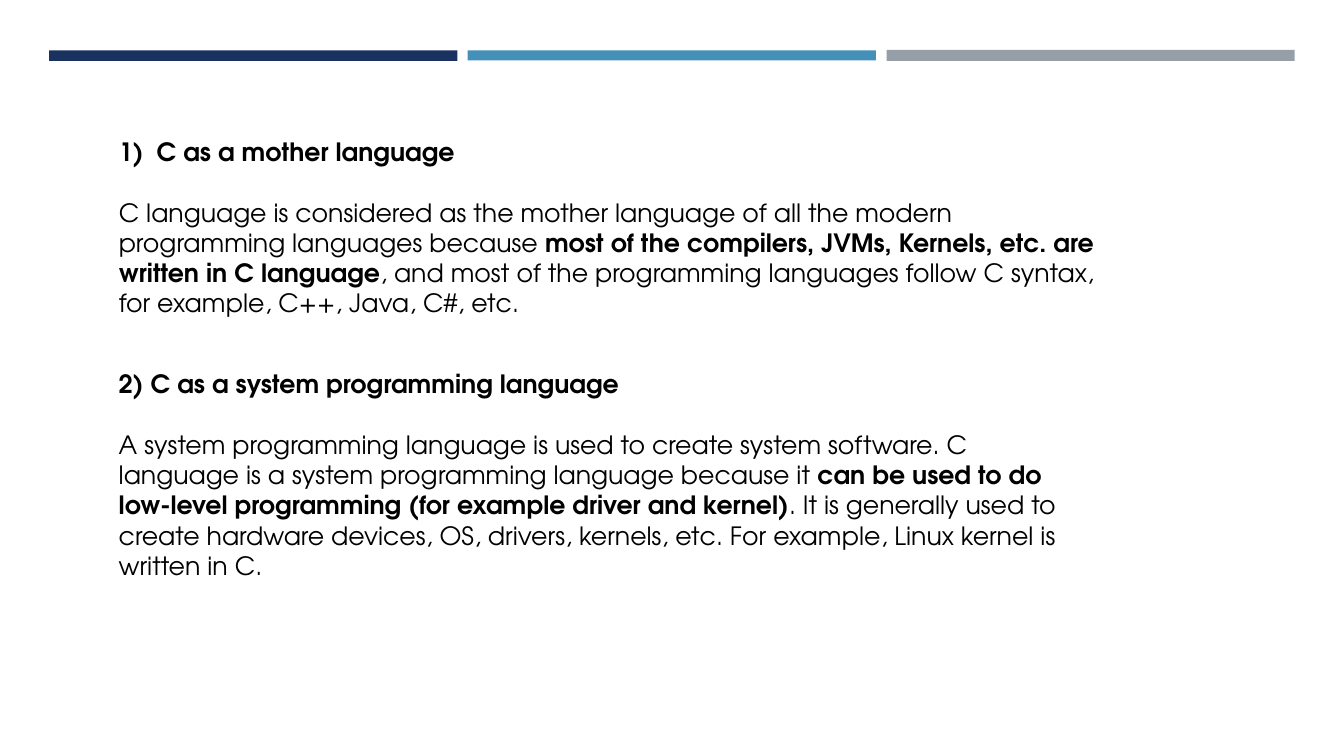
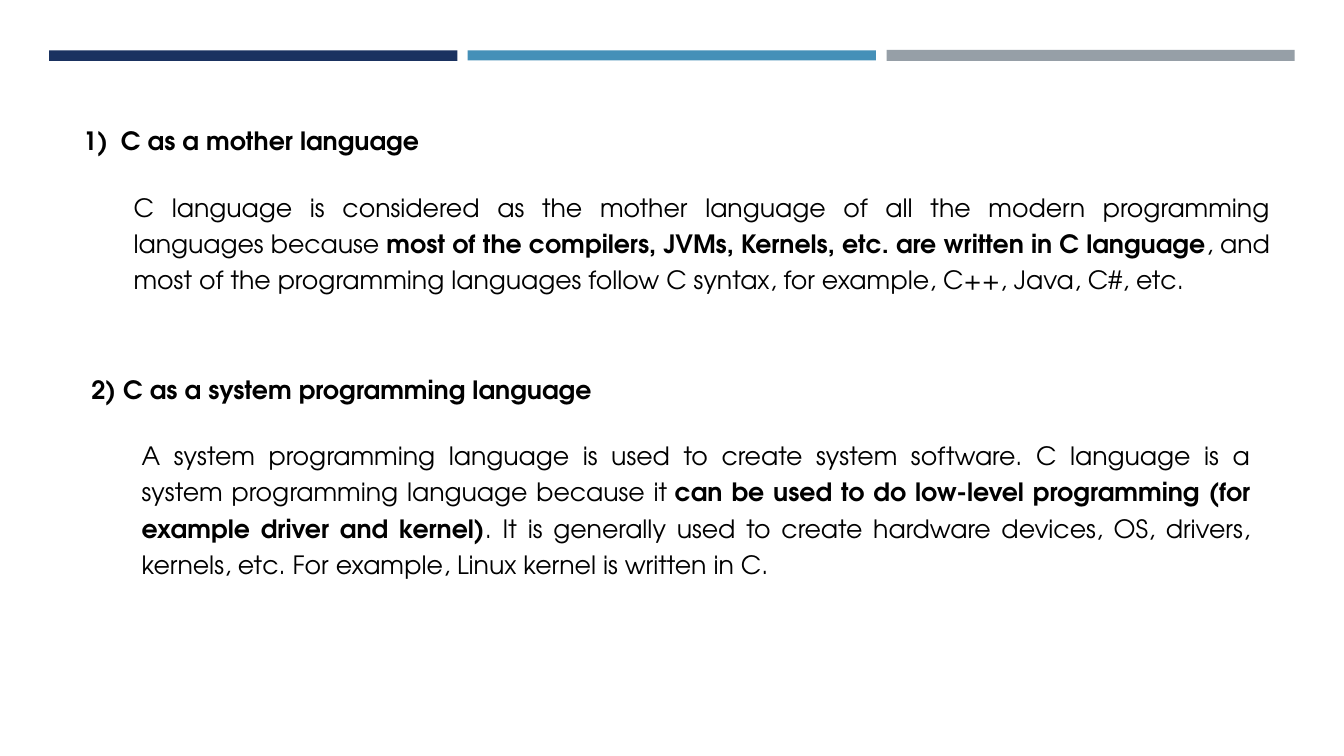
Before and after one commit to amantiwari8861/C_Batch_11_to_12, a slide deck: slide 11 of 01-Introduction_to_C/Notes/C Programming.pptx (slide 7 before the commit). Drawn at 1344x756 pixels with LibreOffice and Linux fonts; fonts in the diff are those of the drawing. Boxes give left, top, right and bottom in pixels: in the first picture for what was removed or moved away, otherwise in the second. Text is boxed around its words. In the diff, an @@ line names an element or a change of style, - is before the commit and + after.

```diff
--- a/01-Introduction_to_C/Notes/C Programming.pptx
+++ b/01-Introduction_to_C/Notes/C Programming.pptx
@@ text "C as a mother language": place and size @@
-text "C as a mother language" at box(119, 142, 1094, 317)
+text "C as a mother language" at box(121, 131, 1270, 295)
@@ text at box(134, 198, 1270, 295): alignment left to justified; list level 1 to 2 in "C language is considered as ..."; line spacing 1 to 1.2 @@
@@ text "2) C as a system ...": place and size @@
-text "2) C as a system ..." at box(119, 373, 1055, 576)
+text "2) C as a system ..." at box(91, 379, 1251, 579)
@@ text at box(142, 446, 1251, 579): alignment left to justified; list level 1 to 2 in "A system programming language is ..."; line spacing 1 to 1.2 @@
```
Also in this commit, not shown: 6 other slides changed, 5 slides added, 1 slide removed, 20 other files.
